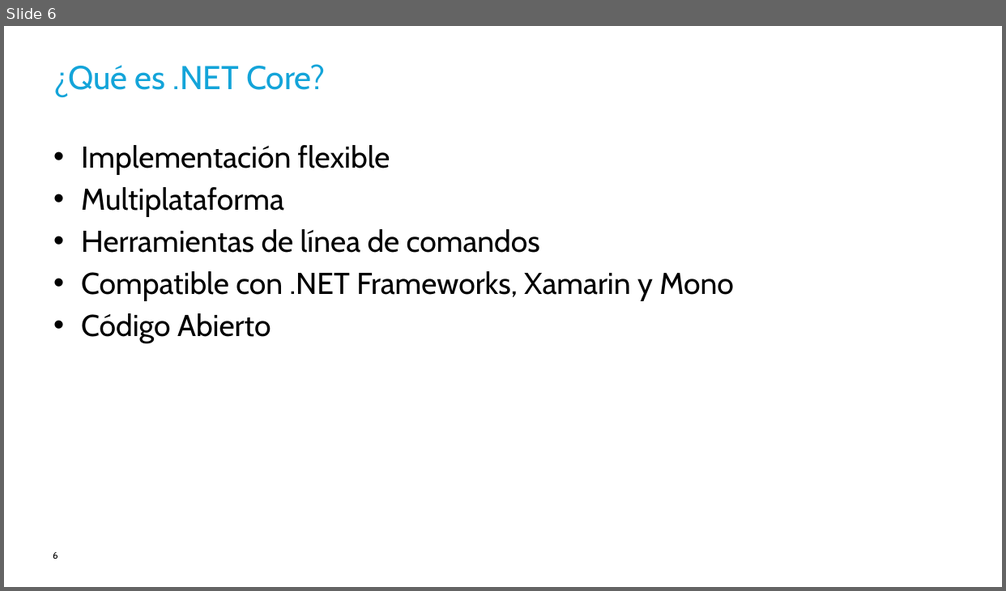
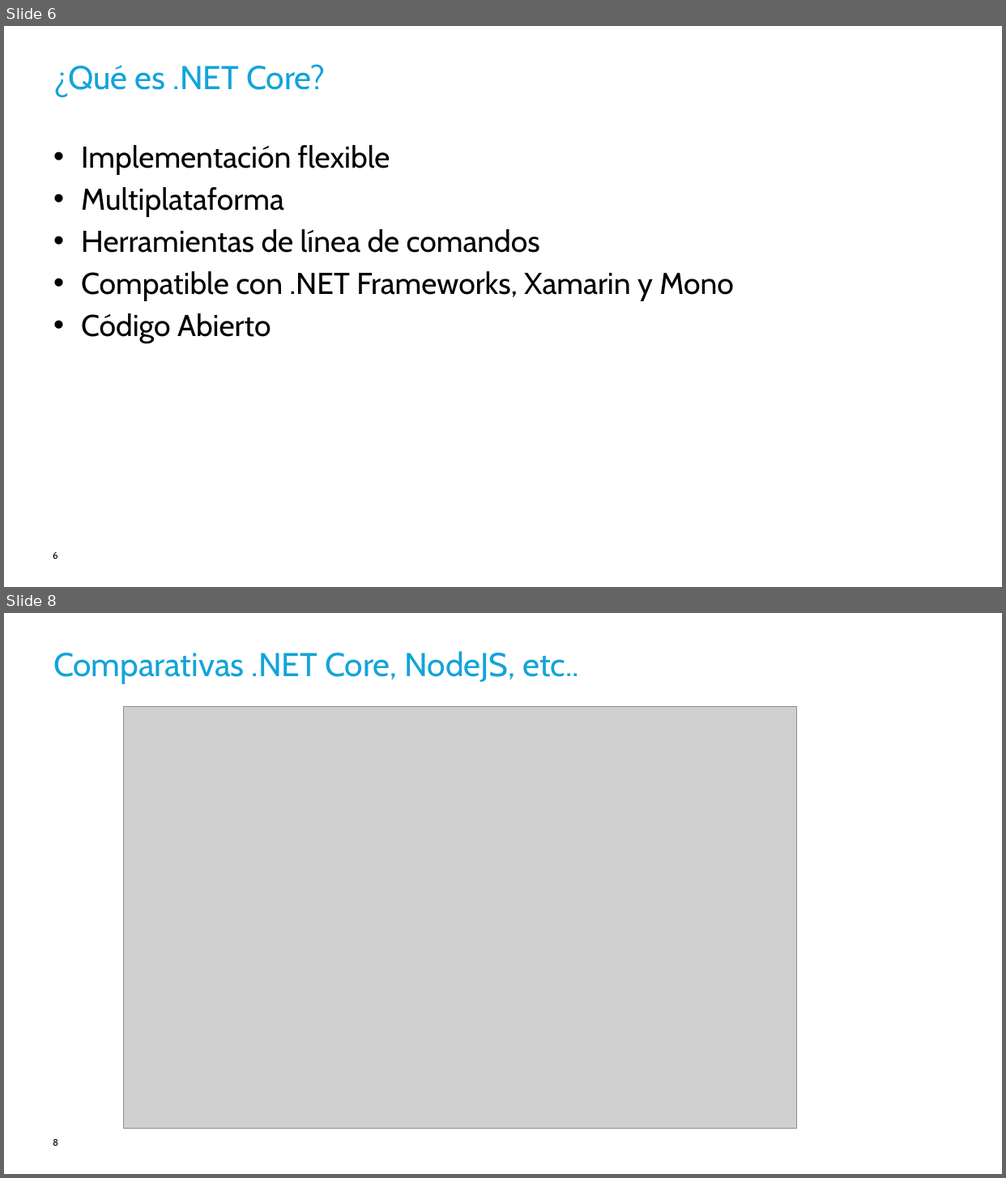
Before and after one commit to Encamina/APIDays, a slide deck: PPT/Como montar una WebAPI en ASP.pptx. Shown one above the other, each under a label of ours: slide 6 before the commit, slides 6 and 8 after it; the slides between them are not shown. The pictures are 1006x591 and 1006x1178 pixels, drawn with LibreOffice and Linux fonts; fonts in the diff are those of the drawing; grey boxes stand for pictures; background and template pictures are left out. Boxes give left, top, right and bottom in pixels: in the first picture for what was removed or moved away, otherwise in the second. Text is boxed around its words. In the diff, an @@ line names an element or a change of style, - is before the commit and + after.

```diff
--- a/PPT/Como montar una WebAPI en ASP.pptx
+++ b/PPT/Como montar una WebAPI en ASP.pptx
@@ slide 8 added at box(4, 613, 1002, 1174), background #FFFFFF @@
@@ title added at box(53, 651, 579, 684), 35 pt, text #13A4D9 @@
+Comparativas .NET Core, NodeJS, etc..
@@ picture added at box(124, 707, 797, 1129) @@
@@ page number added at box(53, 1139, 58, 1146), 10 pt, text #000000 @@
+8
```
Also in this commit, not shown: 2 other slides added.
